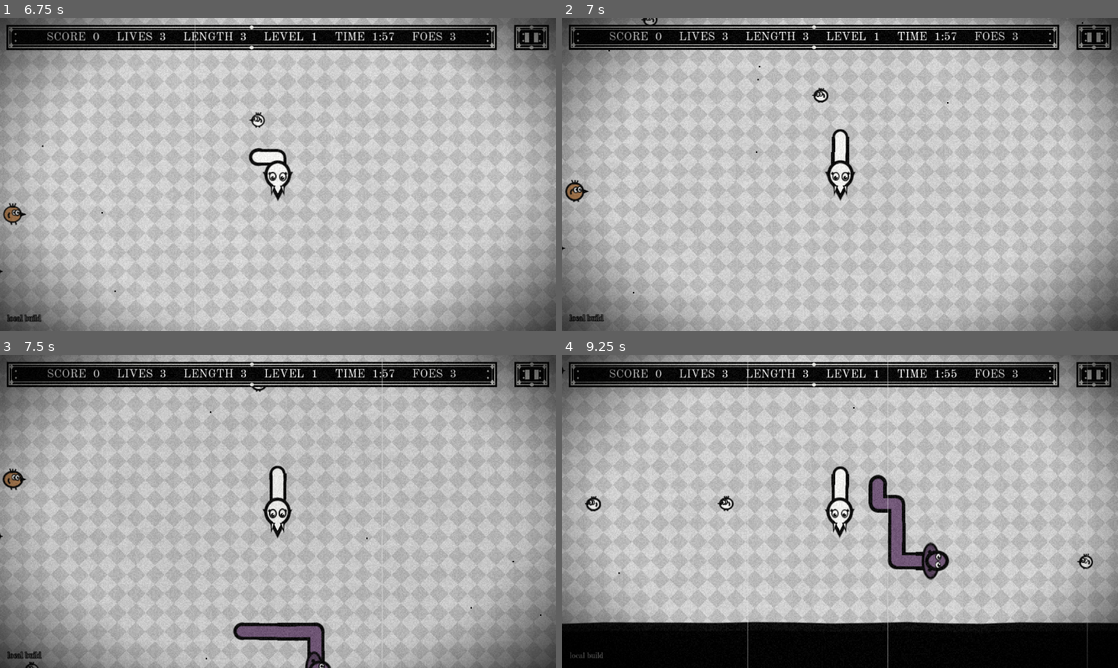
Above: before the commit, frames 1-4 (two rows, left to right).
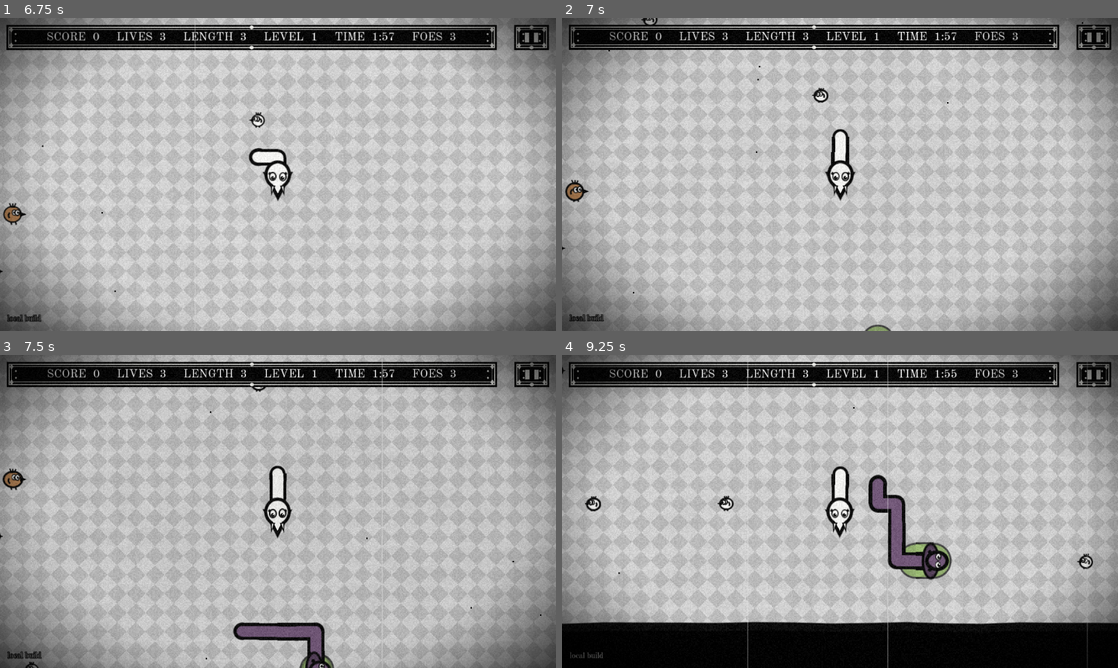
Above: after the commit, the same moments.

Repository: Oliver-Tautz/brilliant-snake-vibes
Game: Godot game, scene res://presentation/main.tscn
Same seed, same stepped clock (60 frames per second), same inputs: the game is played once before the commit and once after it.
Inputs (mouse positions are in pixels of both pictures, inside the frame that each line leads up to):
- Up to frame 1 (6.75 s): click "Highscores" at 0.5 s; click "Back" at 1.25 s; click "Play" at 2 s; tap Enter at 2.75 s; drag from (533, 36) to (333, 105) at 2.77 s; click "Restart" at 3.5 s; drag from (444, 221) to (250, 237) at 4.27 s; move the mouse to (111, 127) at 5.02 s; hold Left 5.03-5.75 s; tap Ctrl at 5.1 s; drag from (305, 174) to (111, 127) at 5.77 s; move the mouse to (194, 96) at 6.52 s; hold Down from 6.53 s (still down); hold Shift from 6.53 s (still down)
- Up to frame 2 (7 s): keep holding Down; keep holding Shift
- Up to frame 3 (7.5 s): release Down at 7.25 s; release Shift at 7.25 s; drag from (400, 495) to (194, 433) at 7.27 s
- Up to frame 4 (9.25 s): move the mouse to (728, 527) at 8.02 s; hold Up 8.03-8.75 s; tap Ctrl at 8.1 s; click (728, 527) at 8.17 s; drag from (895, 442) to (728, 527) at 8.77 s

Frame 1 is identical in both runs. In frame 2, less than 0.1% of the frame differs, in the area x 54-60%, y 97-100%; in frame 3, less than 0.1%; in frame 4, 0.4%, in the area x 60-71%, y 59-72%.

Commit message:
Highscore name entry; glow marks the biteable head and neck of enemies

Diff:
--- a/presentation/ink.gd
+++ b/presentation/ink.gd
@@ -6,6 +6,7 @@
 # Muted, slightly off accents (spec §11): big chickens, and the enemy snakes (green, purple, black)
 # together with the chickens they leave behind.
 const ORANGE := Color(0.74, 0.5, 0.28)
+const VULNERABLE := Color(0.62, 0.78, 0.42)  # pale bile green: the part of an enemy that can be bitten
 const SNAKE_COLORS: Array[Color] = [Color(0.47, 0.54, 0.3), Color(0.47, 0.34, 0.5), Color(0.16, 0.16, 0.15)]
 static var PAPER := Color(Art.paper_tone, Art.paper_tone, Art.paper_tone * 0.99)  # seed[23]
 
--- a/presentation/main.gd
+++ b/presentation/main.gd
@@ -208,8 +208,9 @@
 	var lines: PackedStringArray = []
 	for i in Settings.highscores.size():
 		var entry: Dictionary = Settings.highscores[i]
-		lines.append("%d.   %d   level %d   %s%s" % [i + 1, entry.score, entry.level, entry.date,
-				"   ~ new ~" if i == mark else ""])
+		var who: String = entry.get("name", "")
+		lines.append("%d.   %s   %d   level %d   %s%s" % [i + 1, who if who != "" else "???", entry.score,
+				entry.level, entry.date, "   ~ new ~" if i == mark else ""])
 	return "\n".join(lines)
 
 
@@ -234,9 +235,23 @@
 	])
 
 
+## The end of a run. A score that makes the table first asks for a name (the last one is offered).
 func _show_over() -> void:
 	_set_screen(Screen.OVER)
-	var rank: int = Settings.add_score(game.score, game.level)
+	if Settings.rank_for(game.score) < 0:
+		_show_end_card(-1)
+		return
+	_menu.show_page("~ A NEW HIGHSCORE ~\nScore  %d     Level  %d" % [game.score, game.level],
+			[["Save", _save_score]], 0, "Your name", true, Settings.player_name)
+
+
+func _save_score() -> void:
+	var name: String = _menu.entry_text()
+	Settings.set_player_name(name)
+	_show_end_card(Settings.add_score(game.score, game.level, "", name))
+
+
+func _show_end_card(rank: int) -> void:
 	_menu.show_page("~ THE END ~\nScore  %d     Level  %d" % [game.score, game.level], [
 		["Restart", start_run],
 		["Menu", show_title],
--- a/presentation/menu.gd
+++ b/presentation/menu.gd
@@ -30,6 +30,7 @@
 
 var _heading := Label.new()
 var _body := Label.new()  # optional smaller text under the heading, e.g. the highscore table
+var _field := LineEdit.new()  # optional text entry, e.g. a name for the highscore table
 var _list := VBoxContainer.new()
 
 
@@ -42,17 +43,26 @@
 	_heading.add_theme_font_size_override("font_size", 30)
 	_body.horizontal_alignment = HORIZONTAL_ALIGNMENT_CENTER
 	_body.add_theme_font_size_override("font_size", 19)
+	_field.max_length = Settings.MAX_NAME
+	_field.alignment = HORIZONTAL_ALIGNMENT_CENTER
+	_field.custom_minimum_size = Vector2(320, 0)
+	_field.visible = false
+	_field.text_submitted.connect(func(_text: String) -> void: press_first())  # Enter saves
 	_list.add_child(_heading)
 	_list.add_child(_body)
+	_list.add_child(_field)
 	add_child(_list)
 
 
-## Shows a page: a heading, optional body text and one button per [text, callable] item. `focus` is
-## the button that gets keyboard focus, so a page rebuilt after a change keeps its place.
-func show_page(heading: String, items: Array, focus := 0, text := "") -> void:
+## Shows a page: a heading, optional body text, an optional text field (pre-filled with `entry`) and
+## one button per [text, callable] item. `focus` is the button that gets keyboard focus, so a page
+## rebuilt after a change keeps its place; with a field, the field gets it.
+func show_page(heading: String, items: Array, focus := 0, text := "", with_field := false, entry := "") -> void:
 	_heading.text = heading
 	_body.text = text
 	_body.visible = text != ""
+	_field.visible = with_field
+	_field.text = entry
 	for button in buttons():
 		_list.remove_child(button)
 		button.queue_free()
@@ -70,8 +80,21 @@
 	show()
 	queue_redraw()
 	var shown := buttons()
+	if with_field:
+		_field.grab_focus()
+		_field.caret_column = entry.length()
+	elif not shown.is_empty():
+		shown[clampi(focus, 0, shown.size() - 1)].grab_focus()
+
+
+func entry_text() -> String:
+	return _field.text
+
+
+func press_first() -> void:
+	var shown := buttons()
 	if not shown.is_empty():
-		shown[clampi(focus, 0, shown.size() - 1)].grab_focus()
+		shown[0].pressed.emit()
 
 
 func focused_index() -> int:
@@ -136,4 +159,11 @@
 	t.set_color("font_pressed_color", "Button", Color(0.03, 0.03, 0.03))
 	t.set_color("font_hover_pressed_color", "Button", Color(0.03, 0.03, 0.03))
 	t.set_color("font_color", "Label", FRAME)
+	var field := normal.duplicate() as StyleBoxFlat
+	field.border_color = FRAME
+	field.set_border_width_all(2)
+	t.set_stylebox("normal", "LineEdit", field)
+	t.set_stylebox("focus", "LineEdit", focus)
+	t.set_color("font_color", "LineEdit", FRAME)
+	t.set_color("caret_color", "LineEdit", FRAME)
 	return t
--- a/presentation/world_view.gd
+++ b/presentation/world_view.gd
@@ -117,6 +117,7 @@
 			return
 	var id: int = 5000 + enemy.species * 1000
 	var fill: Color = Ink.SNAKE_COLORS[enemy.species]
+	_draw_bite_zone(path)
 	_draw_hose(path, View.BODY_WIDTH * 0.5 * ENEMY_WIDTHS[enemy.species], fill, id)
 	var at := _inked[0]
 	var fwd := Vector2(enemy.direction)
@@ -151,6 +152,20 @@
 	var eye_at := at + fwd * r * (0.45 if enemy.species == 1 else 0.2)
 	Ink.pie_eye(self, eye_at + side * r * 0.45, r * 0.32, fwd, id + 3)
 	Ink.pie_eye(self, eye_at - side * r * 0.45, r * 0.32, fwd, id + 4)
+
+
+## A pulsing glow behind an enemy's head and neck: the part a bite from the side kills (spec §6b).
+## Muted green is the spec's colour for something vulnerable (§11).
+func _draw_bite_zone(path: PackedVector2Array) -> void:
+	var pulse := 0.5 + 0.5 * sin(Time.get_ticks_msec() / 1000.0 * TAU * 1.5)
+	var radius := View.CELL * (0.78 + 0.1 * pulse)
+	var neck := path[1] if path.size() > 1 else path[0]
+	for pass_i in 2:  # a thin ink rim, then the glow
+		var r := radius + (View.INK_WIDTH * 0.6 if pass_i == 0 else 0.0)
+		var color := Color(Ink.INK, 0.7) if pass_i == 0 else Color(Ink.VULNERABLE, 0.6 + 0.3 * pulse)
+		Ink.disc(self, path[0], r, color)
+		Ink.bar(self, path[0], neck, r, color)
+		Ink.disc(self, neck, r, color)
 
 
 func _any_visible(path: PackedVector2Array) -> bool:
--- a/tests/unit/test_main_scene.gd
+++ b/tests/unit/test_main_scene.gd
@@ -98,14 +98,43 @@
 
 
 func test_game_over_records_the_score_and_marks_it() -> void:
-	Settings.add_score(500, 4, "2026-01-01")
+	Settings.add_score(500, 4, "2026-01-01", "Ada")
+	Settings.player_name = "Olli"
 	main.game.score = 120
 	main.game.game_over = true
 	main._process(0.0)
+	assert_string_contains(main._menu.heading(), "NEW HIGHSCORE")
+	assert_eq(main._menu.entry_text(), "Olli")  # the last name is offered
+	assert_eq(Settings.highscores.size(), 1)  # not saved before the name is in
+	main._menu._field.text = "Bea"
+	main._menu.press("Save")
 	assert_eq(Settings.highscores.size(), 2)
-	assert_string_contains(main._menu.body(), "500")
-	assert_string_contains(main._menu.body(), "2.   120   level 0")
+	assert_eq(Settings.player_name, "Bea")
+	assert_string_contains(main._menu.heading(), "THE END")
+	assert_string_contains(main._menu.body(), "1.   Ada   500")
+	assert_string_contains(main._menu.body(), "2.   Bea   120   level 0")
 	assert_string_contains(main._menu.body(), "new")
+
+
+func test_enter_in_the_name_field_saves() -> void:
+	main.game.score = 30
+	main.game.game_over = true
+	main._process(0.0)
+	main._menu._field.text = "Cy"
+	main._menu._field.text_submitted.emit("Cy")
+	assert_eq(Settings.highscores[0]["name"], "Cy")
+	assert_true(main._menu.buttons()[0].has_focus())  # Restart, ready for Enter
+
+
+func test_a_score_off_the_table_skips_the_name() -> void:
+	for i in 10:
+		Settings.add_score(1000 + i, 5, "d", "Pro")
+	main.game.score = 3
+	main.game.game_over = true
+	main._process(0.0)
+	assert_string_contains(main._menu.heading(), "THE END")
+	assert_false(main._menu._field.visible)
+	assert_eq(Settings.highscores.size(), 10)
 
 
 func test_highscores_page_from_the_title() -> void:
@@ -116,7 +145,7 @@
 	Settings.add_score(90, 2, "2026-02-02")
 	main._menu.press("Back")
 	main._menu.press("Highscores")
-	assert_string_contains(main._menu.body(), "1.   90   level 2   2026-02-02")
+	assert_string_contains(main._menu.body(), "1.   ???   90   level 2   2026-02-02")
 	main._menu.press("Back")
 	assert_eq(main.screen, main.Screen.TITLE)
 	assert_true(main._menu.buttons()[2].has_focus())
@@ -151,6 +180,7 @@
 	main.game.game_over = true
 	main._process(0.0)
 	assert_eq(main.screen, main.Screen.OVER)
+	main._menu.press("Save")  # it makes the empty table, so the name comes first
 	assert_string_contains(main._menu.heading(), "THE END")
 	assert_string_contains(main._menu.heading(), "50")
 	main._menu.press("Restart")
Not shown, changed: export_presets.cfg
Not shown, changed: agent_adr.md
Not shown, changed: spec.md
